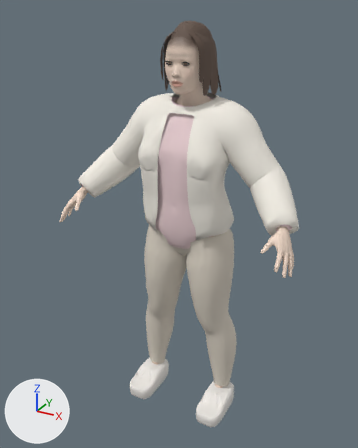
The glTF model assets/people/lover.glb: old version first, new version second.
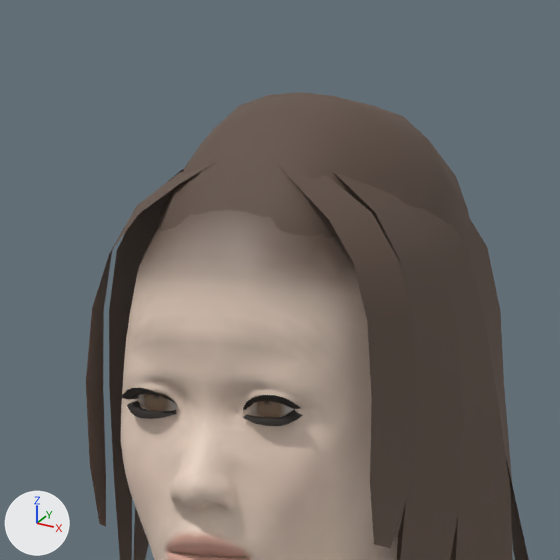
There are two pictures of each version: one whole from a camera (50 mm lens) standing at (0.788, -1.545, 1.535) and looking at (-0.025, -0.067, 0.796), one close up on the part from 42% to 63% of the width and 2% to 19% of the height. The axes (+X, +Y, +Z) are drawn at lower left. The lights are the same throughout. The first two pictures are the older version. Vertices at exactly the same position are counted once.

Objects in the first close-up: 'Bob', 'Body', 'Hair'.
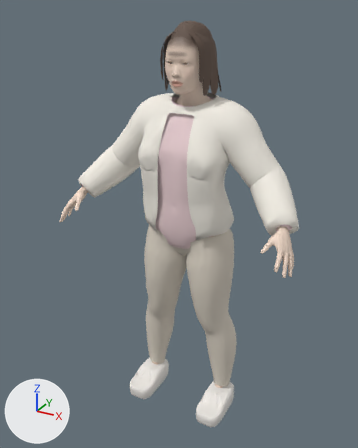
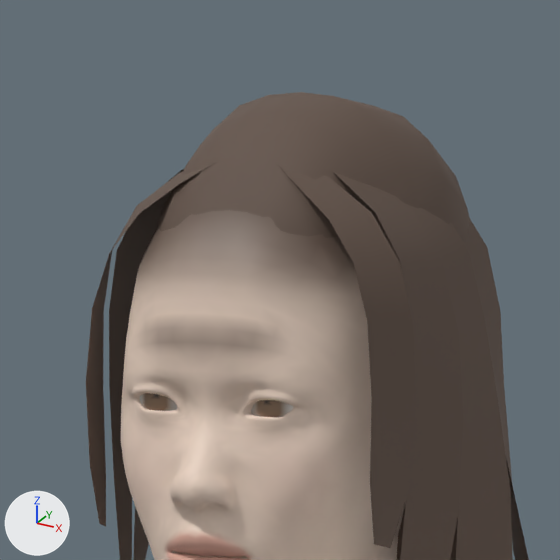
Boxes [x1, y1, x2, y2] around the edits, measured in the close-ups (560 x 560 px):
part 1 of me_body, deleted
    before: [121, 388, 177, 406]
part 2 of me_body, deleted
    before: [243, 395, 300, 410]
part 3 of me_body, deleted
    before: [127, 400, 177, 419]
part 4 of me_body, deleted
    before: [243, 409, 303, 426]
part 5 of me_body, recoloured
    both: [127, 317, 319, 360]

The change, as a diff of the scene's bpy script:
```diff
--- a/assets/people/lover.glb.py
+++ b/assets/people/lover.glb.py
@@ me_body @@
 # used by ob_body; location = (0.0, 0.0, 0.0)
-me_body.from_pydata(...)  # 9128 vertices, 17730 faces; spans x -0.452..0.452, y -0.271..0.083, z 0.064..1.471
+me_body.from_pydata(...)  # 8878 vertices, 17362 faces; spans x -0.452..0.452, y -0.271..0.083, z 0.064..1.471
+# me_body part 1: the loose piece of 65 vertices spanning x -0.044..-0.016, y -0.129..-0.118, z 1.371..1.378 is deleted
+# me_body part 2: the loose piece of 65 vertices spanning x 0.016..0.044, y -0.129..-0.118, z 1.371..1.378 is deleted
+# me_body part 3: the loose piece of 60 vertices spanning x -0.043..-0.016, y -0.126..-0.118, z 1.365..1.372 is deleted
+# me_body part 4: the loose piece of 60 vertices spanning x 0.016..0.043, y -0.126..-0.118, z 1.365..1.372 is deleted
+# me_body part 5: 113 kept faces spanning x -0.053..0.053, y -0.13..-0.104, z 1.386..1.413 get new vertex colours; the middle colour goes from beige #e4cdbc to beige #e0c9b9
 me_body.materials.append(mat_skin)
 me_body.materials.append(mat_eye)
-me_body.materials.append(mat_lash)
 me_body.materials.append(mat_teeth)
```
